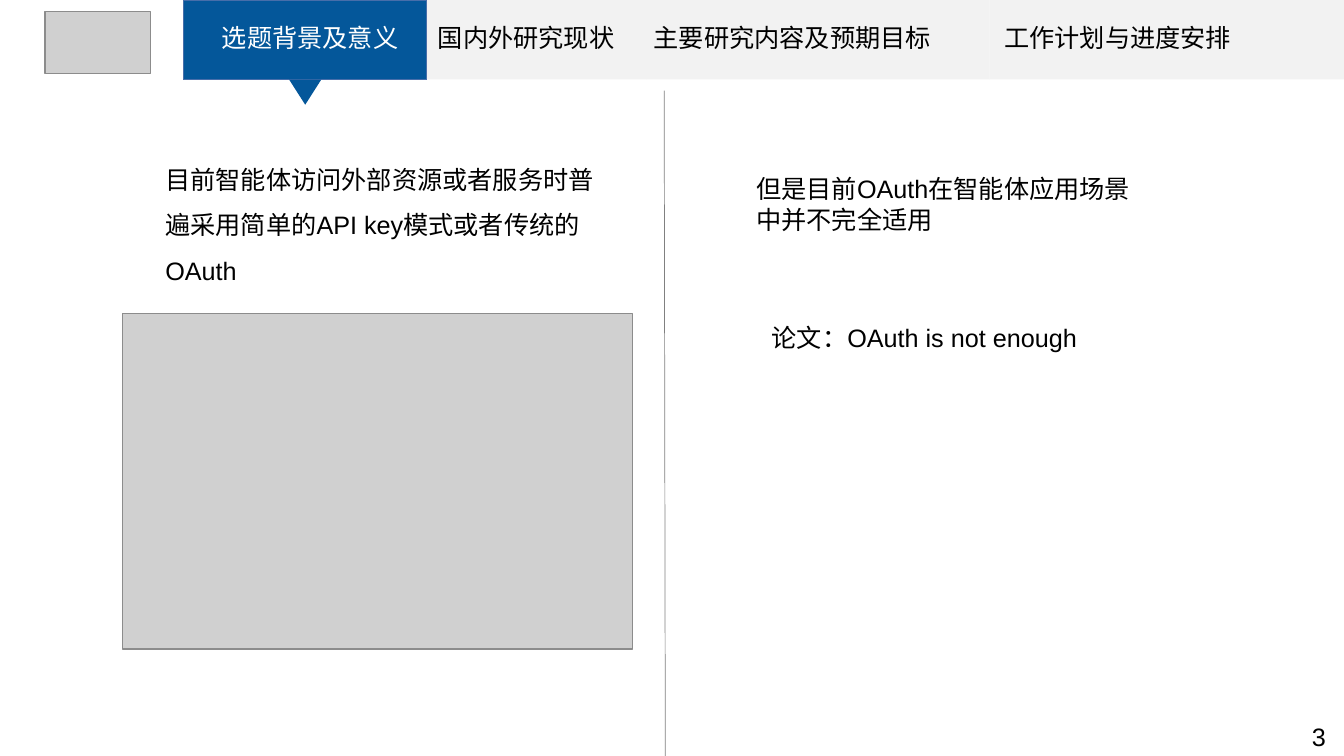
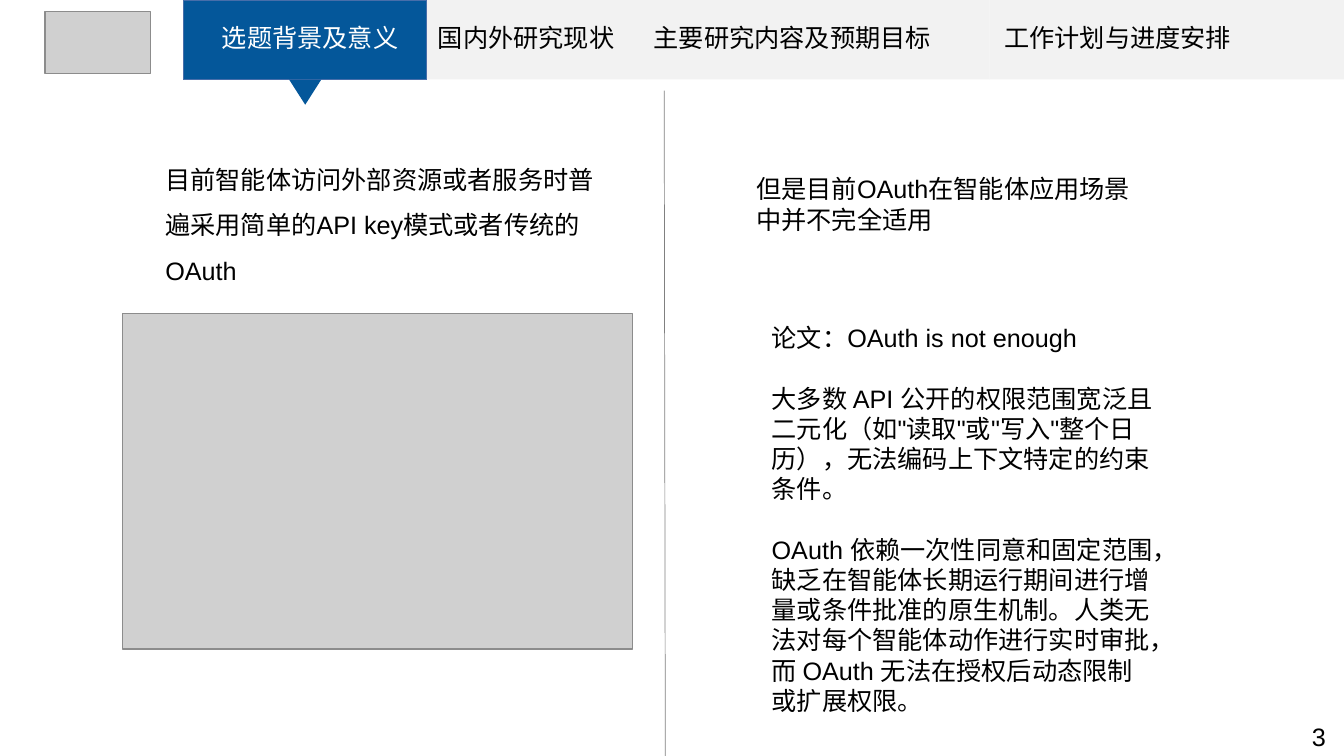
Before and after one commit to tiaxiaoer/Graduate-Paper, a slide deck: slide 5 of Graduate-Paper/Proposal/开题答辩ppt-袁伟奇.pptx. Drawn at 1344x756 pixels with LibreOffice and Linux fonts; fonts in the diff are those of the drawing; grey boxes stand for pictures. Boxes give left, top, right and bottom in pixels: in the first picture for what was removed or moved away, otherwise in the second. Text is boxed around its words. In the diff, an @@ line names an element or a change of style, - is before the commit and + after.

```diff
--- a/Graduate-Paper/Proposal/开题答辩ppt-袁伟奇.pptx
+++ b/Graduate-Paper/Proposal/开题答辩ppt-袁伟奇.pptx
@@ text at box(772, 386, 1178, 712): paragraphs added @@
+大多数 API 公开的权限范围宽泛且二元化（如"读取"或"写入"整个日历），无法编码上下文特定的约束条件。
+OAuth 依赖一次性同意和固定范围，缺乏在智能体长期运行期间进行增量或条件批准的原生机制。人类无法对每个智能体动作进行实时审批，而 OAuth 无法在授权后动态限制或扩展权限。
```
Also in this commit, not shown: 5 other files.
